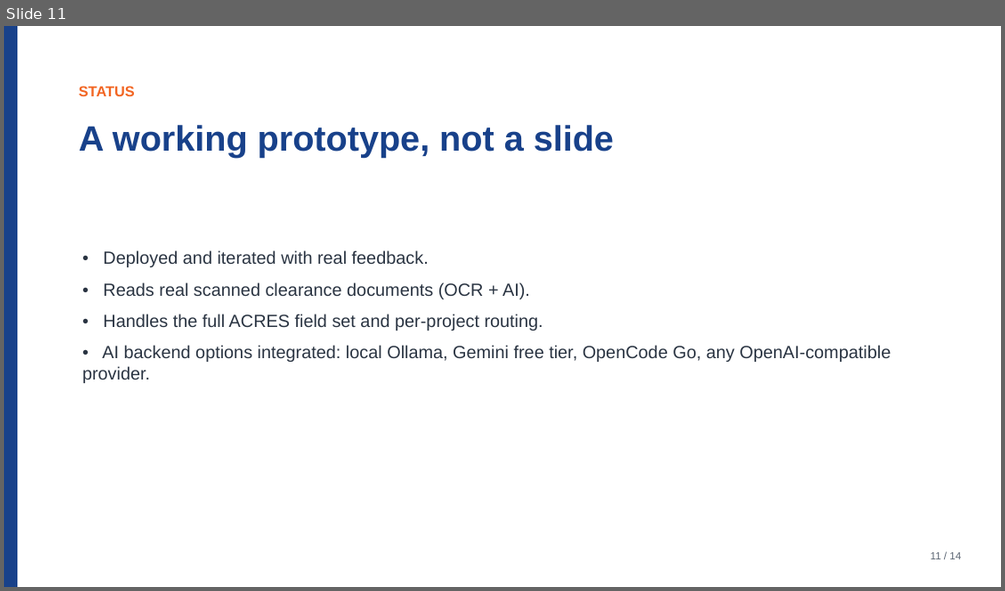
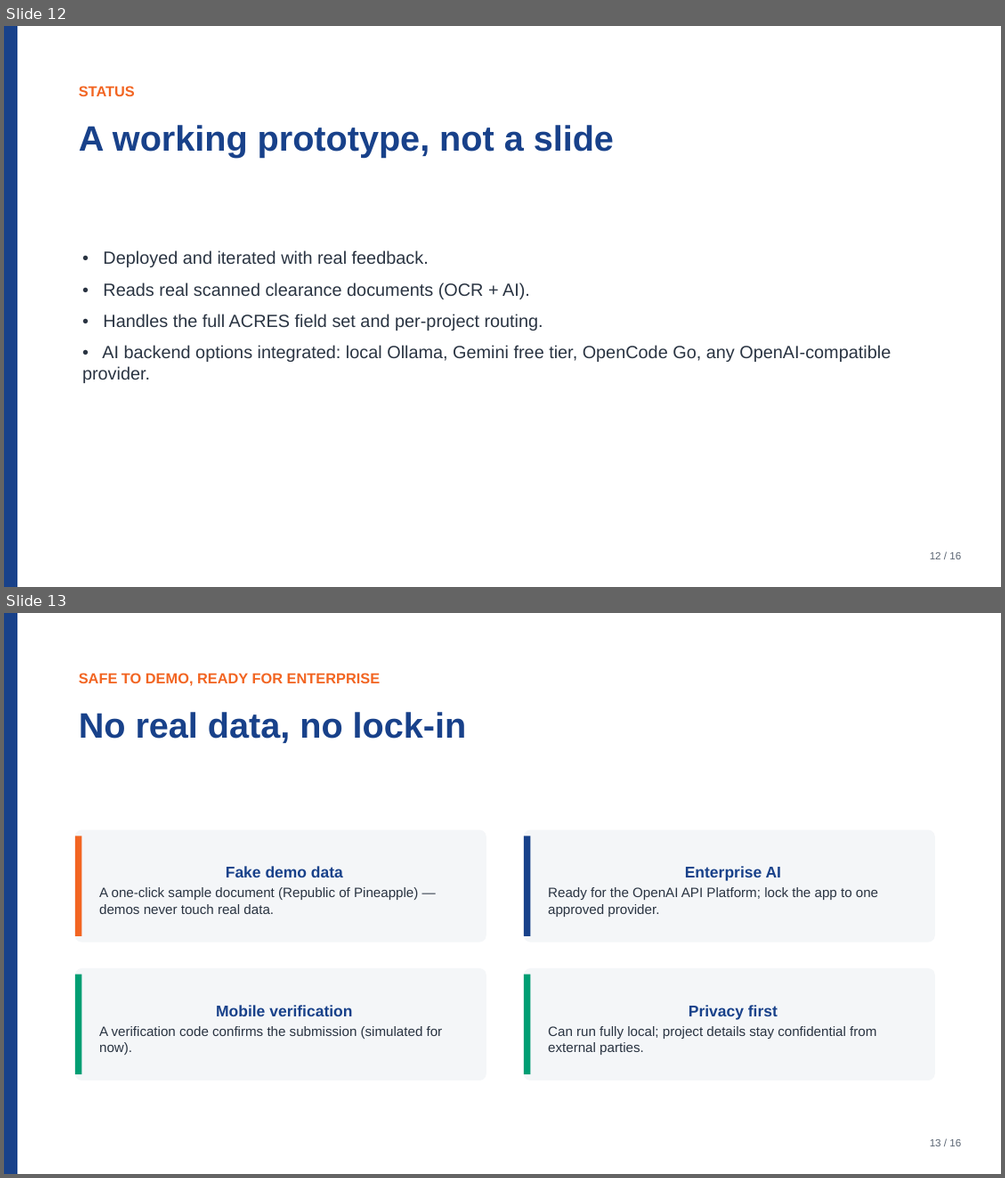
Before and after one commit to notmaineyy/ayyeye, a slide deck: pitch/acres_pitch_deck.pptx. Shown one above the other, each under a label of ours: slide 11 before the commit, slides 12 and 13 after it. The pictures are 1005x591 and 1005x1178 pixels, drawn with LibreOffice and Linux fonts; fonts in the diff are those of the drawing. Boxes give left, top, right and bottom in pixels: in the first picture for what was removed or moved away, otherwise in the second. Text is boxed around its words. In the diff, an @@ line names an element or a change of style, - is before the commit and + after.

```diff
--- a/pitch/acres_pitch_deck.pptx
+++ b/pitch/acres_pitch_deck.pptx
@@ slide 13 added at <box>4,613,1001,1174</box>, background #FFFFFF @@
@@ rectangle added at <box>4,613,17,1174</box>, fill #18418A @@
@@ text added at <box>79,673,380,686</box>, 14 pt, text #F26522, bold @@
+SAFE TO DEMO, READY FOR ENTERPRISE
@@ text added at <box>79,712,467,743</box>, 34 pt, text #18418A, bold @@
+No real data, no lock-in
@@ rounded rectangle added at <box>75,830,486,942</box>, fill #F4F6F8, 13 pt, text #2A3442 @@
+Fake demo data
+A one-click sample document (Republic of Pineapple) — demos never touch real data.
@@ rectangle added at <box>75,835,81,936</box>, fill #F26522 @@
@@ rounded rectangle added at <box>524,830,935,942</box>, fill #F4F6F8, 13 pt, text #2A3442 @@
+Enterprise AI
+Ready for the OpenAI API Platform; lock the app to one approved provider.
@@ rectangle added at <box>524,835,531,936</box>, fill #18418A @@
@@ rounded rectangle added at <box>75,968,486,1080</box>, fill #F4F6F8, 13 pt, text #2A3442 @@
+Mobile verification
+A verification code confirms the submission (simulated for now).
@@ rectangle added at <box>75,974,81,1074</box>, fill #009E73 @@
@@ rounded rectangle added at <box>524,968,935,1080</box>, fill #F4F6F8, 13 pt, text #2A3442 @@
+Privacy first
+Can run fully local; project details stay confidential from external parties.
@@ rectangle added at <box>524,974,531,1074</box>, fill #009E73 @@
@@ text added at <box>930,1139,961,1146</box>, 10 pt, text #5A6472 @@
+13 / 16
@@ what was slide 11 is now slide 12 @@
@@ slide 12 changed as well @@
@@ text at <box>930,552,961,559</box>: text changed @@
-11 / 14
+12 / 16
```
Also in this commit, not shown: 13 other slides changed, 1 other slide added, 9 other files.
